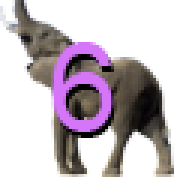
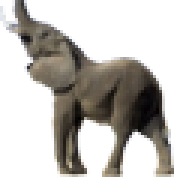
Revision of a layered w=174, h=177 image; what changed, layer by layer:
hid "Label" over [51, 42, 114, 132]
hid "Label Shadow" over [54, 48, 117, 138]
